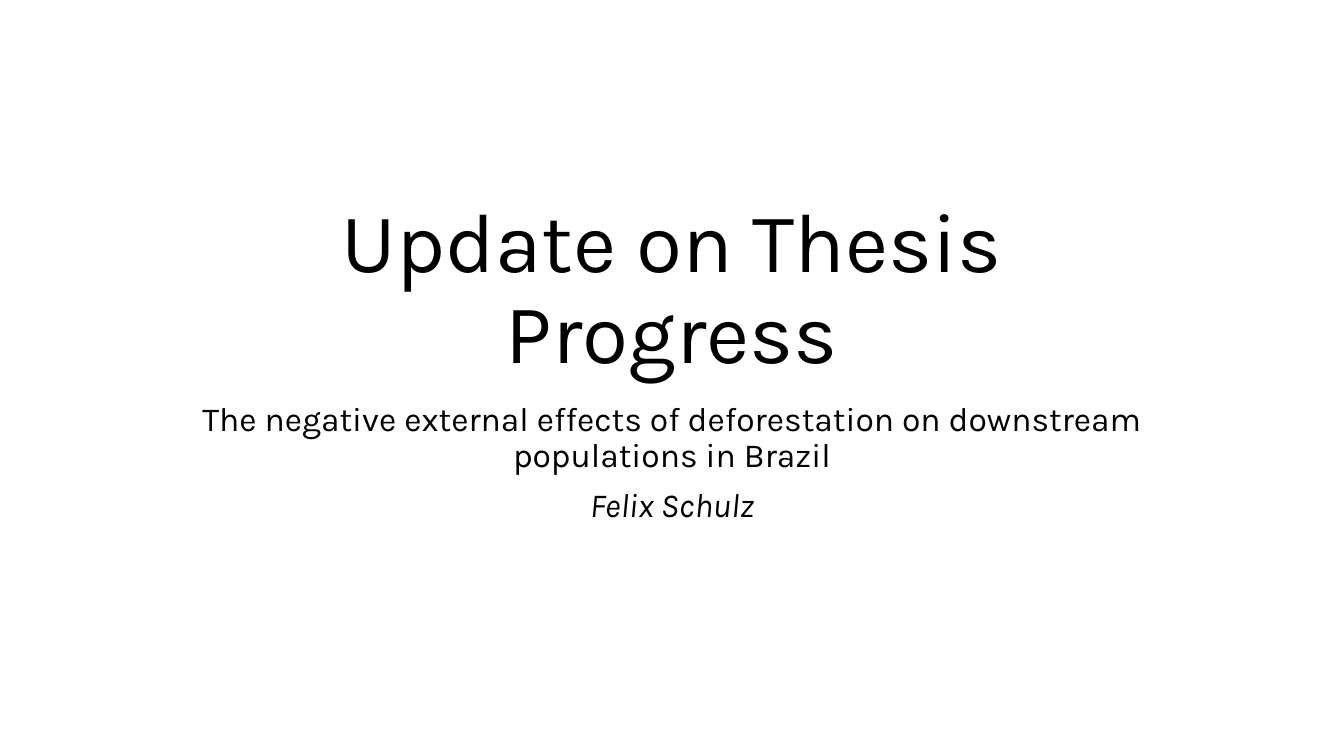
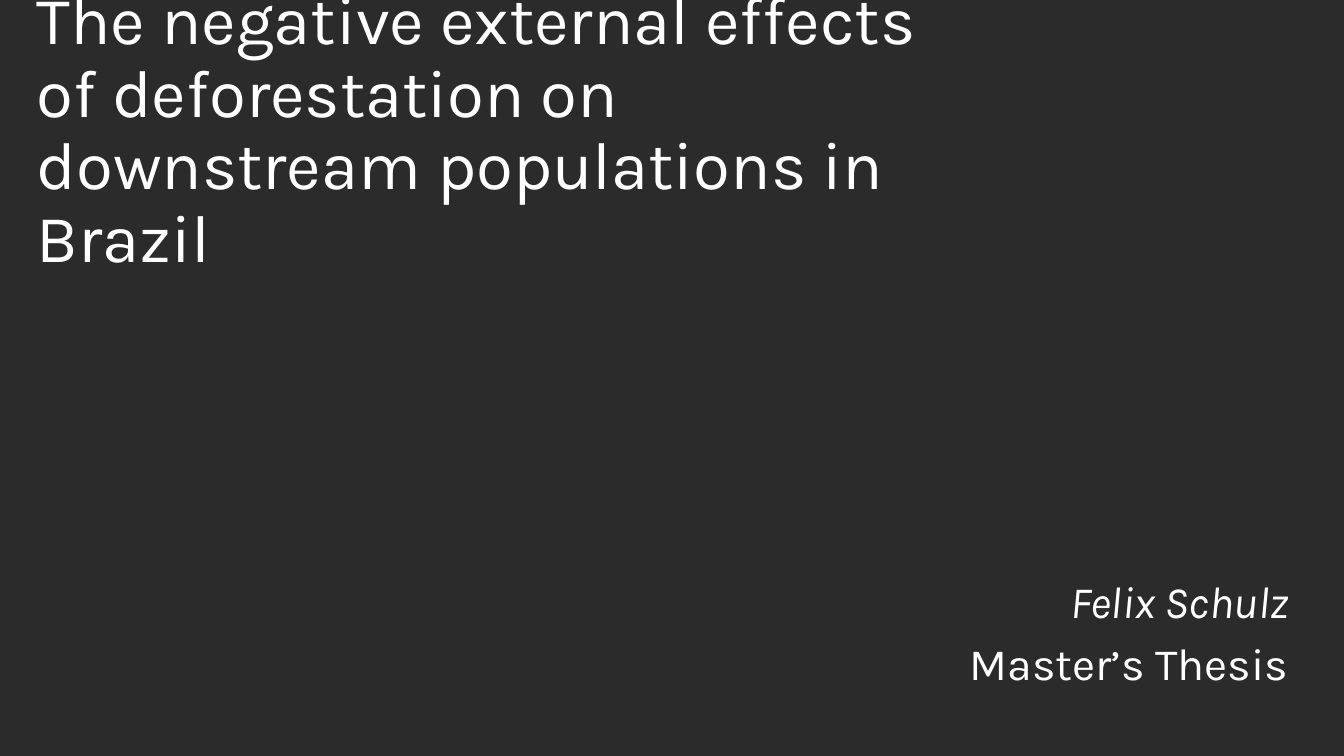
Before and after one commit to felixschulz385/Masterthesis, a slide deck: slide 1 of output/presentations/update_2/update_110724.pptx. Drawn at 1344x756 pixels with LibreOffice and Linux fonts; fonts in the diff are those of the drawing; background and template pictures are left out; a plain dark background stands for a picture behind light text. Boxes give left, top, right and bottom in pixels: in the first picture for what was removed or moved away, otherwise in the second. Text is boxed around its words. In the diff, an @@ line names an element or a change of style, - is before the commit and + after.

```diff
--- a/output/presentations/update_2/update_110724.pptx
+++ b/output/presentations/update_2/update_110724.pptx
@@ background #FFFFFF to picture (left out) @@
@@ title at (37, 0, 915, 263): text changed; size 60 to 48 pt; text colour #000000 to #FFFFFF @@
-Update on Thesis Progress
+The negative external effects of deforestation on downstream populations in Brazil
@@ subtitle at (202, 408, 1141, 475): paragraph removed @@
-The negative external effects of deforestation on downstream populations in Brazil
@@ subtitle "Felix Schulz": place and size @@
-subtitle "Felix Schulz" at (202, 408, 1141, 518)
+subtitle "Felix Schulz" at (970, 587, 1289, 681)
@@ subtitle at (1070, 587, 1288, 619): size 24 to 32 pt, text colour #000000 to #FFFFFF in "Felix Schulz"; alignment centre to right @@
@@ subtitle at (970, 649, 1289, 681): paragraph added @@
+Master’s Thesis
```
Also in this commit, not shown: 1 slide added, 32 other files.
